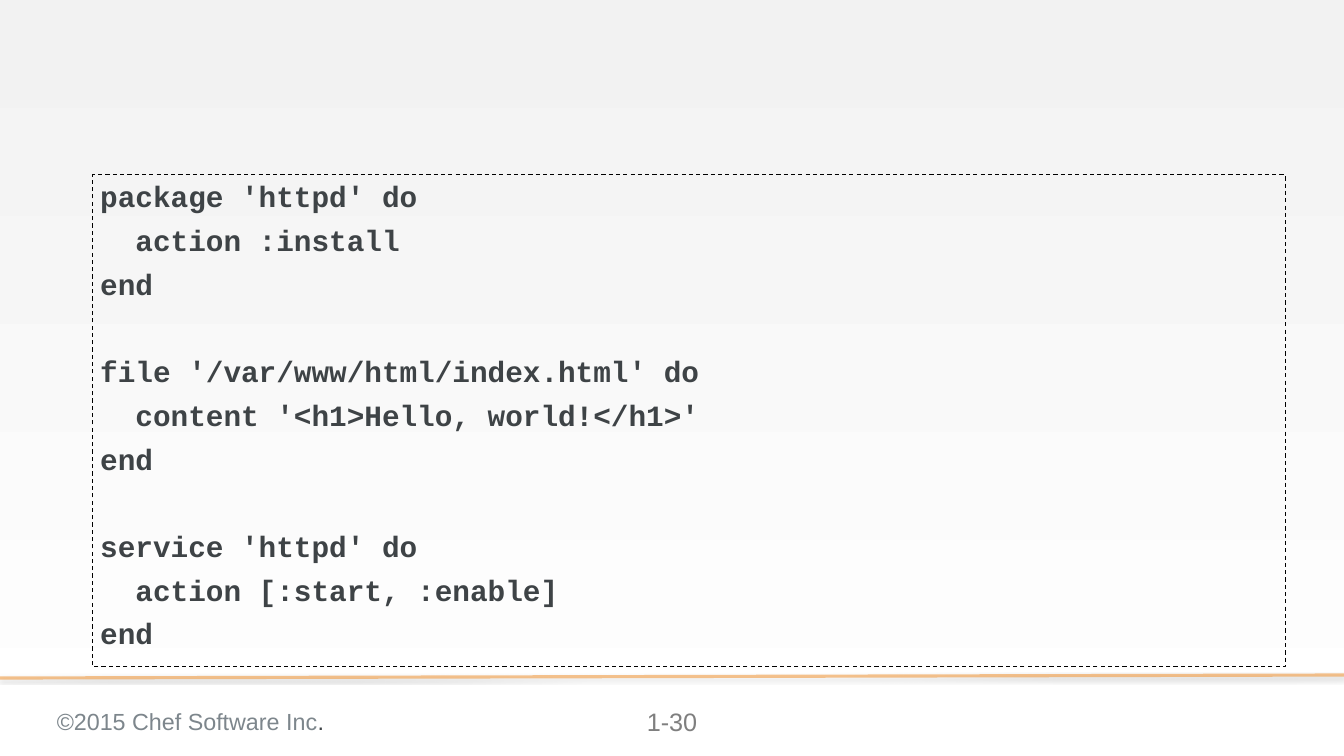
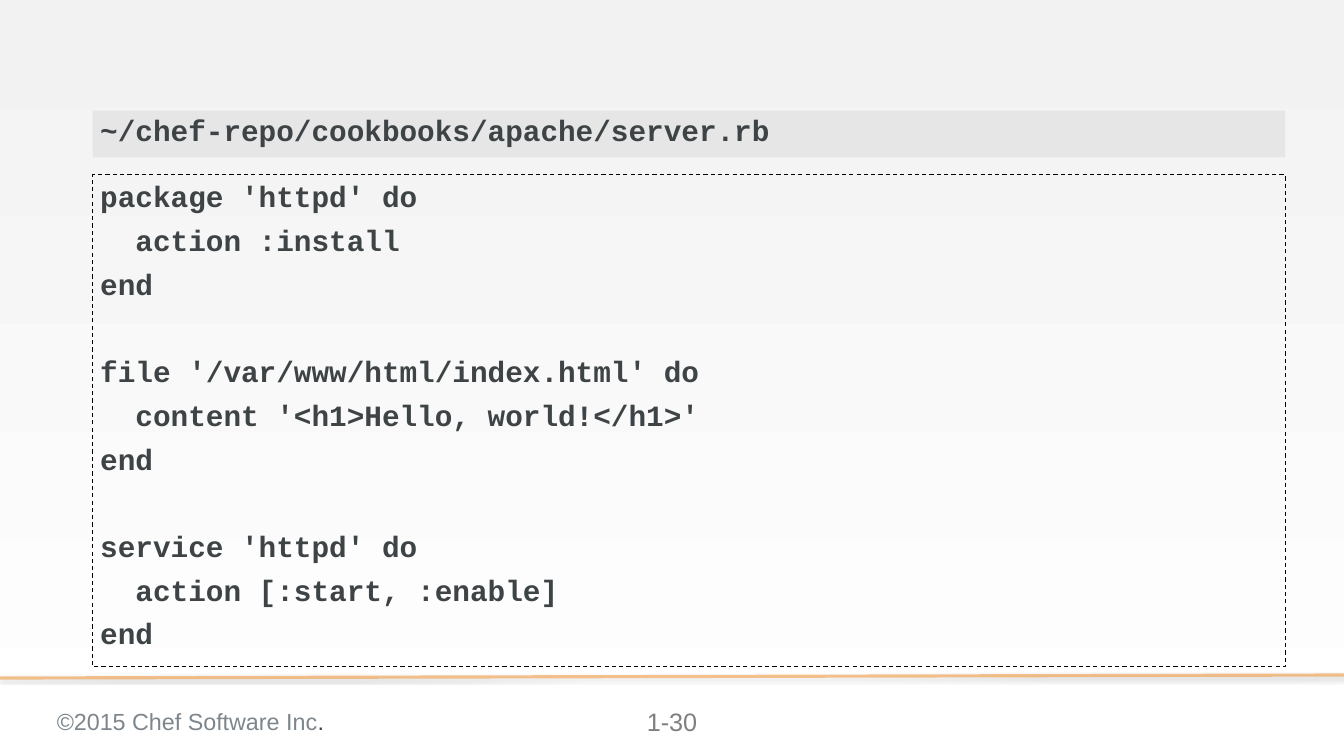
Before and after one commit to nathenharvey/chef-essentials, a slide deck: slide 30 of 03-Cookbooks-windows.pptx. Drawn at 1344x756 pixels with LibreOffice and Linux fonts; fonts in the diff are those of the drawing; background and template pictures are left out. Boxes give left, top, right and bottom in pixels: in the first picture for what was removed or moved away, otherwise in the second. Text is boxed around its words. In the diff, an @@ line names an element or a change of style, - is before the commit and + after.

```diff
--- a/03-Cookbooks-windows.pptx
+++ b/03-Cookbooks-windows.pptx
@@ text added at (x1=93, y1=110, x2=1285, y2=157), fill #D9D9D9 at 50% opacity, 28 pt, text #3E4346, bold @@
+~/chef-repo/cookbooks/apache/server.rb
```
Also in this commit, not shown: 1 slide added, 1 slide removed, 4 other files.
